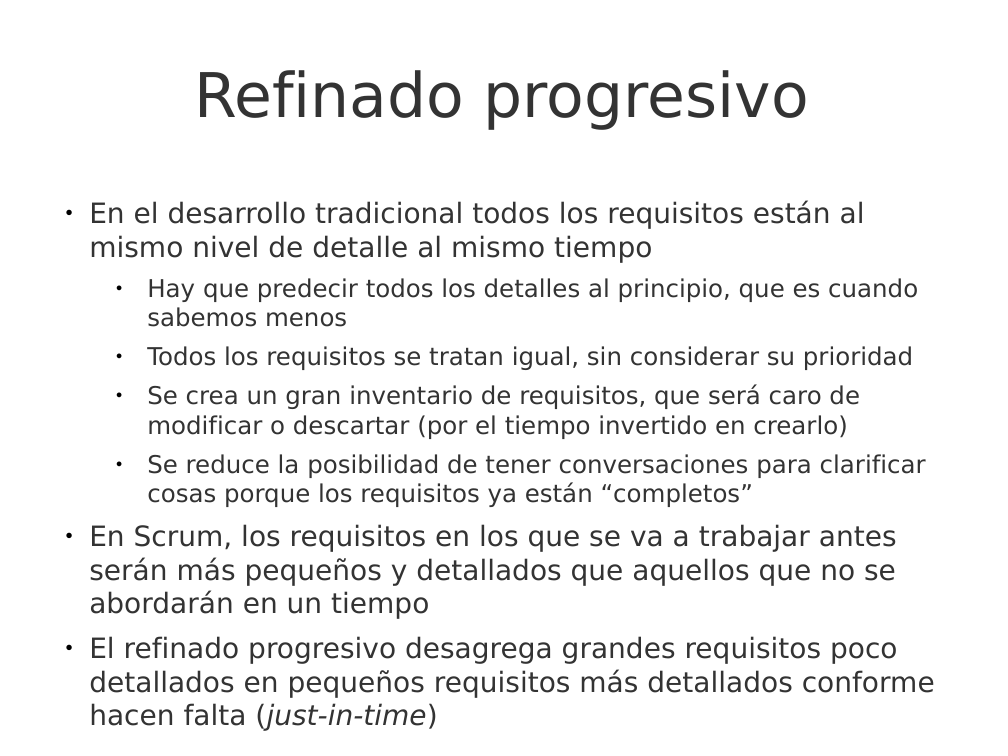
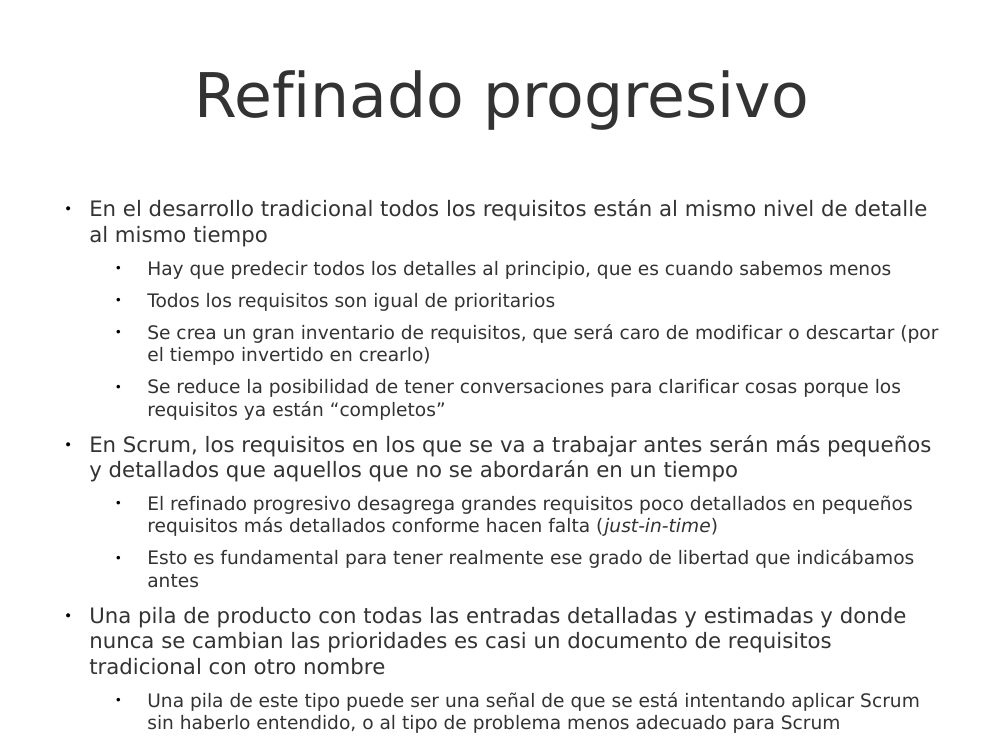
Before and after one commit to UNIZAR-30248-GeProSoft/scrum-slides, a slide deck: slide 7 of 7i_GPS-S04-Scrum-RequisitosHistoriasUsuario.odp. Drawn at 1008x756 pixels with LibreOffice and Linux fonts; fonts in the diff are those of the drawing; background and template pictures are left out. Boxes give left, top, right and bottom in pixels: in the first picture for what was removed or moved away, otherwise in the second. Text is boxed around its words. In the diff, an @@ line names an element or a change of style, - is before the commit and + after.

Commit message:
Pequeños cambios

```diff
--- a/7i_GPS-S04-Scrum-RequisitosHistoriasUsuario.odp
+++ b/7i_GPS-S04-Scrum-RequisitosHistoriasUsuario.odp
@@ text at box(89, 199, 931, 536): size 20 to 15.2 pt in "En el desarrollo tradicional todos los requisitos ...", "En Scrum, los requisitos en los que ..."; size 17.5 to 13.3 pt in "Hay que predecir todos los detalles al ...", "Se crea un gran inventario de requisitos, ...", "Se reduce la posibilidad de tener conversaciones ..."; size 20 to 13.3 pt in "El refinado progresivo desagrega grandes requisitos poco ..."; list level 1 to 2 in "El refinado progresivo desagrega grandes ..." @@
@@ text at box(147, 293, 555, 311): text changed; size 17.5 to 13.3 pt @@
-  ● Todos los requisitos se tratan igual, sin considerar su prioridad
+  ● Todos los requisitos son igual de prioritarios
@@ text at box(89, 550, 920, 733): paragraphs added @@
+  ● Esto es fundamental para tener realmente ese grado de libertad que indicábamos antes
+● Una pila de producto con todas las entradas detalladas y estimadas y donde nunca se cambian las prioridades es casi un documento de requisitos tradicional con otro nombre
+  ● Una pila de este tipo puede ser una señal de que se está intentando aplicar Scrum sin haberlo entendido, o al tipo de problema menos adecuado para Scrum
@@ page number at box(809, 725, 1008, 756): size 24 to 12 pt; alignment left to centre @@
```
Also in this commit, not shown: 20 other slides changed, 4 slides added, 2 slides removed, 1 other file.
